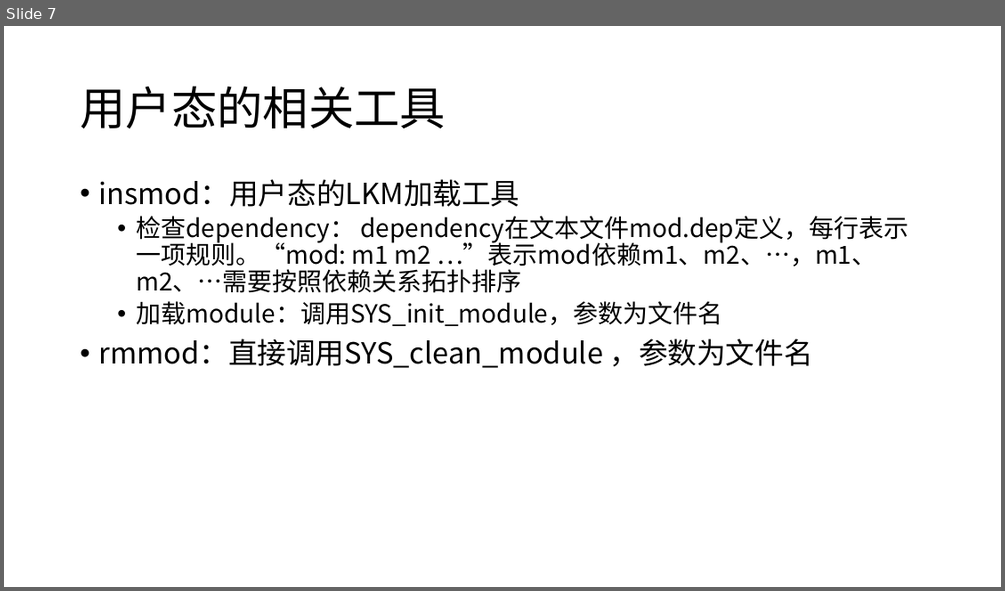
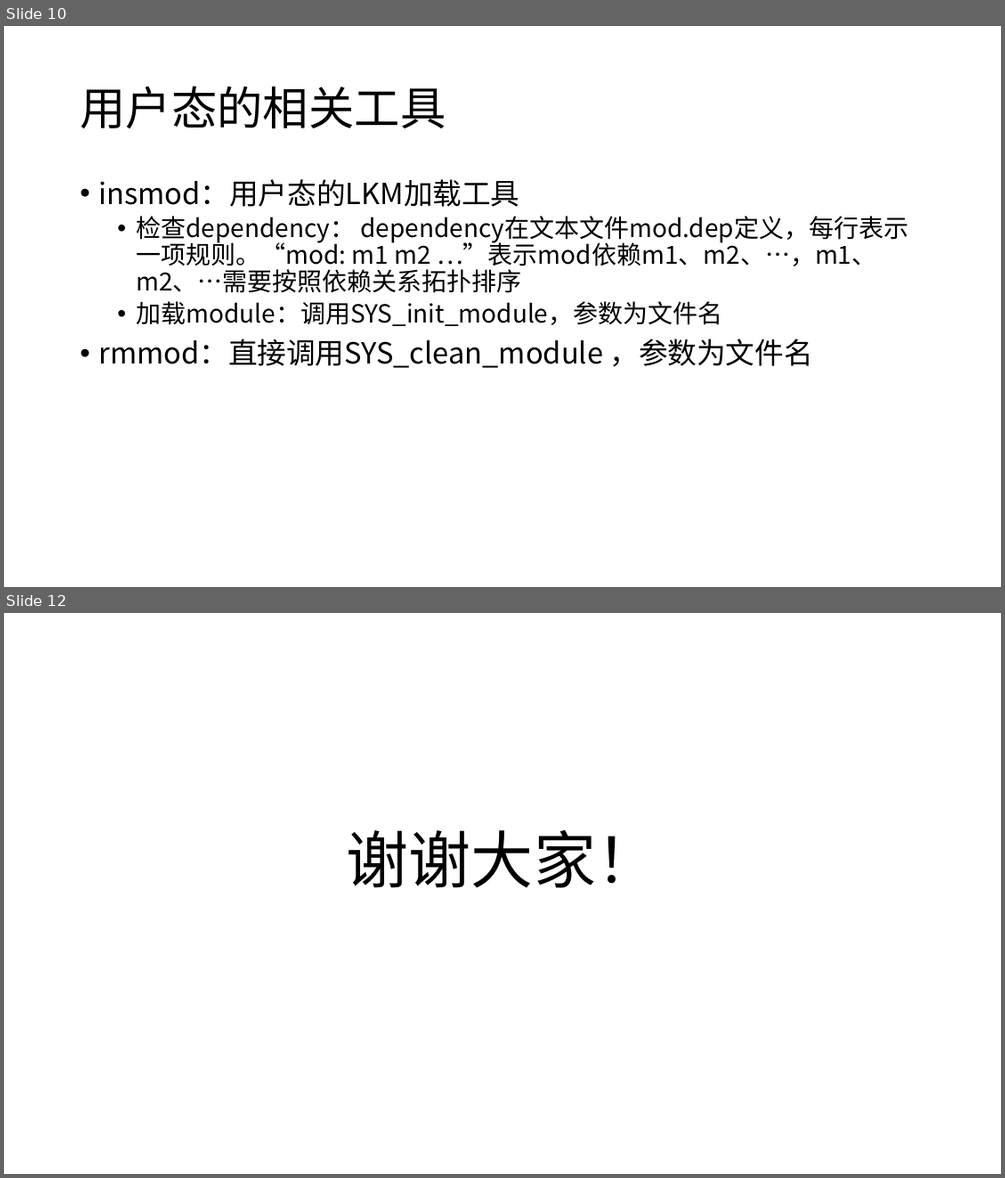
Before and after one commit to ivanium/RustOS, a slide deck: docs/final_final_pre.pptx. Shown one above the other, each under a label of ours: slide 7 before the commit, slides 10 and 12 after it; the slides between them are not shown. The pictures are 1005x591 and 1005x1178 pixels, drawn with LibreOffice and Linux fonts; fonts in the diff are those of the drawing. Boxes give left, top, right and bottom in pixels: in the first picture for what was removed or moved away, otherwise in the second. Text is boxed around its words. In the diff, an @@ line names an element or a change of style, - is before the commit and + after.

```diff
--- a/docs/final_final_pre.pptx
+++ b/docs/final_final_pre.pptx
@@ slide 12 added at bbox=[4, 613, 1001, 1174], background #FFFFFF @@
@@ title added at bbox=[347, 830, 658, 888], 60 pt, text #000000 @@
+谢谢大家！
@@ what was slide 7 is now slide 10 @@
```
Also in this commit, not shown: 3 slides changed, 4 other slides added.
